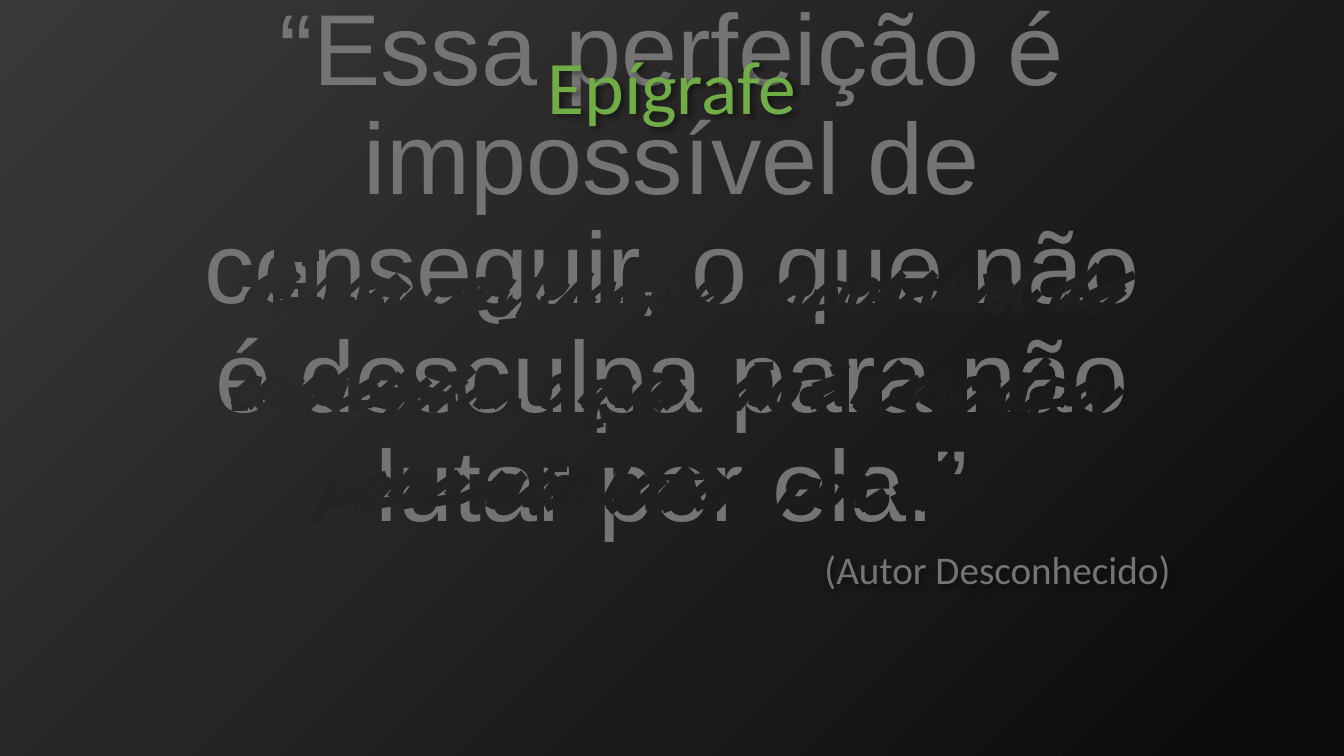
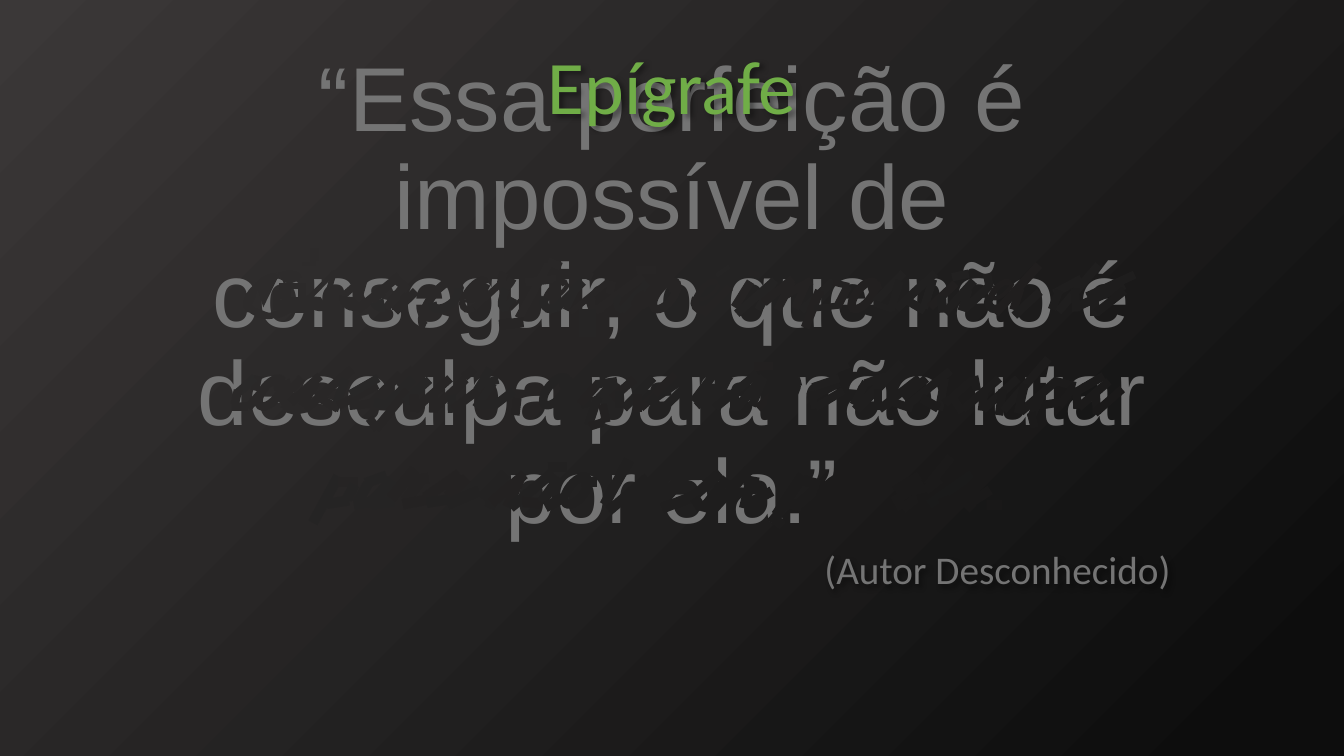
Before and after one commit to SamuelHiroyuki/Scrolls, a slide deck: slide 12 of Documentação/pptx/Apresentação.pptx (slide 11 before the commit). Drawn at 1344x756 pixels with LibreOffice and Linux fonts; fonts in the diff are those of the drawing. Boxes give left, top, right and bottom in pixels: in the first picture for what was removed or moved away, otherwise in the second. Text is boxed around its words. In the diff, an @@ line names an element or a change of style, - is before the commit and + after.

```diff
--- a/Documentação/pptx/Apresentação.pptx
+++ b/Documentação/pptx/Apresentação.pptx
@@ title "“Essa perfeição é impossível de ..." at (x1=198, y1=62, x2=1145, y2=539): size 72 to 64.8 pt @@
```
Also in this commit, not shown: 2 other slides changed, 2 slides added, 1 slide removed.
